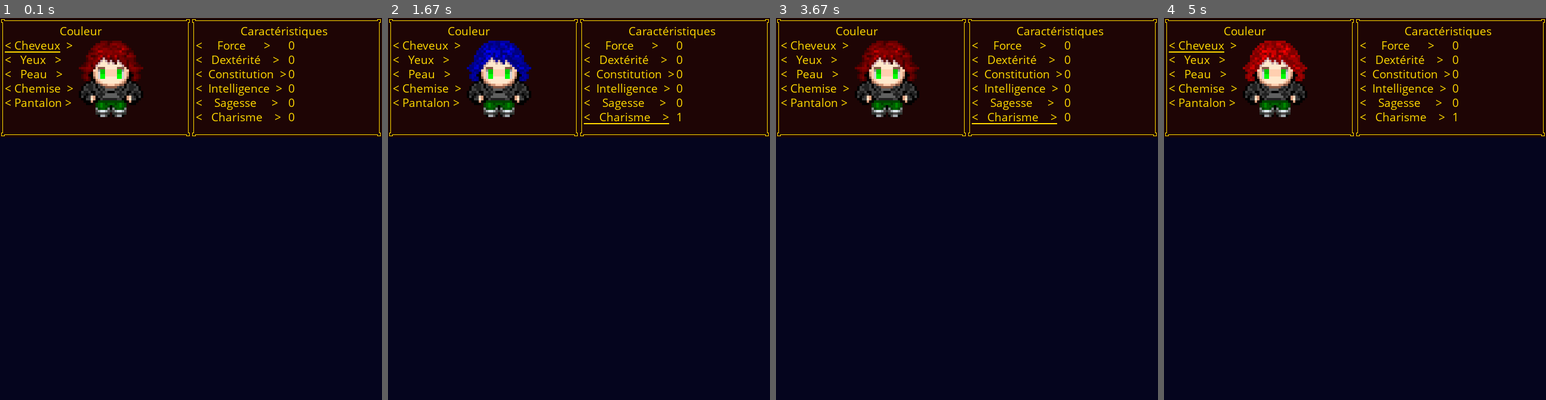
Above: before the commit, frames 1-4 (left to right).
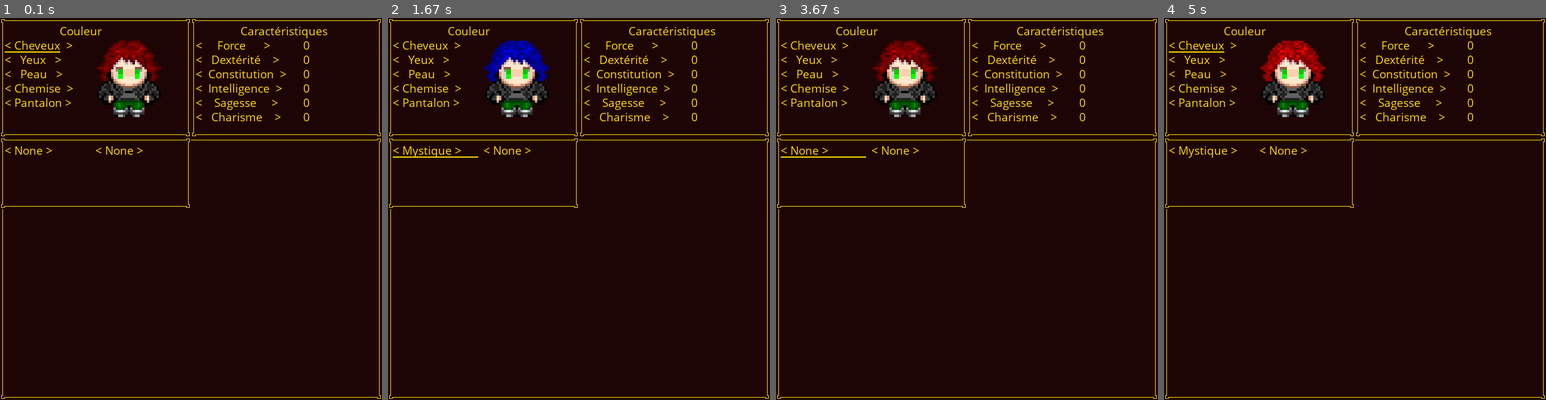
Above: after the commit, the same moments.

Repository: EekOok/RPG
Game: pygame game, started from game.py
Same seed, same stepped clock (60 frames per second), same inputs: the game is played once before the commit and once after it.
Inputs:
- Up to frame 1 (0.1 s): no input
- Up to frame 2 (1.67 s): hold Right 0.33-0.8 s; hold Up 0.83-1.13 s; hold Right 1.17-1.63 s
- Up to frame 3 (3.67 s): hold Left 1.67-2.2 s; hold Down 2.23-2.53 s; hold Left 2.57-2.97 s; hold Up 3-3.37 s; hold Right from 3.4 s (still down)
- Up to frame 4 (5 s): release Right at 4.03 s; hold Down 4.07-4.43 s; hold Left 4.47-4.93 s; hold Right from 4.97 s (still down)

The runs differ from the first frame. In frame 1, 72% of the frame differs, in the area x 0-100%, y 5-100%; in frame 2, 72%; in frame 3, 72%; in frame 4, 72%.

Commit message:
amélioration création perso

Diff:
--- a/game.py
+++ b/game.py
@@ -610,7 +610,7 @@
             if event.type == pygame.QUIT:
                 self.running = False
             elif event.type == pygame.KEYUP:
-                if event.key in [pygame.K_UP, pygame.K_DOWN, pygame.K_LEFT, pygame.K_RIGHT]:
+                if event.key in [pygame.K_UP, pygame.K_DOWN, pygame.K_LEFT, pygame.K_RIGHT, pygame.K_RETURN]:
                     self.cadre.gocurseur(event)
 
     def update(self):
--- a/menu_pygame.py
+++ b/menu_pygame.py
@@ -3,7 +3,9 @@
 import PIL.Image
 
 # pour test uniquement
+import Tools
 import mechanics
+import game
 
 BLANC = (255, 255, 255)
 NOIR = (0, 0, 0)
@@ -65,7 +67,6 @@
 
 class MenuMsg(Menu):
     def __init__(self, nom, dimension, msg, font):
-
         super().__init__(nom, dimension)
         self.font = font
         self.label = self.font.render(msg, True, JAUNE)
@@ -78,7 +79,6 @@
 class MenuSelect(Menu):
     """ Menu qui créer une liste verticale avec un curseur de selection"""
     def __init__(self, nom, dimension, dico_choix, font, focus=True):
-
         super().__init__(nom, dimension)
 
         self.image_curseur = pygame.image.load("./images/menu/fleche.png").convert_alpha()
@@ -86,7 +86,6 @@
         self.focus = focus
 
         self.dico_choix = dico_choix
-
 
         self.liste_choix = []
         for key in self.dico_choix:
@@ -272,6 +271,7 @@
 class Creaperso:
     def __init__(self, font):
         self.font = font
+
         self.cadre_couleur = Menu('couleur', (0, 0, 320, 200))
         self.label_couleur = self.font.render('Couleur', True, JAUNE)
         self.label_chev = self.font.render('< Cheveux  >', True, JAUNE)
@@ -279,12 +279,13 @@
         self.label_peau = self.font.render('<   Peau   >', True, JAUNE)
         self.label_chemise = self.font.render('< Chemise  >', True, JAUNE)
         self.label_pantalon = self.font.render('< Pantalon >', True, JAUNE)
+
         self.ligne_selector = 0
         self.cadre_selector = 0
         self.liste_coul = ["rouge", "rouge sombre", "bleu", "bleu sombre", "vert", "vert sombre", "black", "rose"]
         self.index = [1, 4, 7, 6, 5]
         self.sprite_sheet = None
-        self.modifcoul = True #  pour optimiser l'acces au fichier img
+        self.modifcoul = True  # pour optimiser l'accès au fichier img
 
         self.cadre_carac = Menu('carac', (320, 0, 320, 200))
         self.label_carac = self.font.render('Caractéristiques', True, JAUNE)
@@ -295,9 +296,26 @@
         self.label_sagesse = self.font.render('<    Sagesse     >', True, JAUNE)
         self.label_charisme = self.font.render('<   Charisme    >', True, JAUNE)
 
-
         self.point_car_restante = 15
         self.carindex = [0, 0, 0, 0, 0, 0]
+
+        self.cadre_atout = Menu('atout', (0, 200, 640, 440))
+        self.cadre_at1 = Menu('at1', (0, 200, 320, 120))
+
+        self.dict_atout = Tools.readthedict(f"./rules/atout.json")
+        self.liste_categorie = []
+        for categorie in self.dict_atout:
+            self.liste_categorie.append(categorie)
+        self.liste_atout = []
+        for atout in self.dict_atout[self.liste_categorie[0]]:
+            self.liste_atout.append(atout)
+        self.danscategorie = False
+        self.firstcategorie = self.liste_categorie[0]
+        self.firstatout = self.dict_atout[self.firstcategorie][self.liste_atout[0]]
+        self.indexfirstcategorie = 0
+        self.indexfirstatout = 0
+        self.label_firstcategorie = self.font.render('< '+str(self.firstcategorie)+' >', True, JAUNE)
+        self.label_firstatout = self.font.render('< None >', True, JAUNE)
 
     def getcoulliterral(self):
         listecoullit = []
@@ -310,19 +328,29 @@
         x = self.cadre_selector
         if direction.key == pygame.K_UP:
             y -= 1
+            self.danscategorie = False
         elif direction.key == pygame.K_DOWN:
             y += 1
+            self.danscategorie = False
 
         if y > 4 and x == 0:
             y = 0
             x = 1
         elif y < 0 and x == 0:
-            y = 5
-            x = 1
+            y = 0
+            x = 2
+
         elif y < 0 and x == 1:
             y = 4
             x = 0
         elif y > 5 and x == 1:
+            y = 0
+            x = 2
+
+        elif y < 0 and x == 2:
+            y = 5
+            x = 1
+        elif y > 0 and x == 2:
             y = 0
             x = 0
 
@@ -341,7 +369,7 @@
             couselector = len(self.liste_coul)-1 if x < 0 else couselector
             self.index[y] = couselector
 
-        if self.cadre_selector == 1:
+        elif self.cadre_selector == 1:
             carselector = self.carindex[y]
             if direction.key == pygame.K_RIGHT:
                 carselector += 1
@@ -350,6 +378,47 @@
             carselector = 0 if carselector > 5 else carselector
             carselector = 5 if carselector < 0 else carselector
             self.carindex[y] = carselector
+
+        elif self.cadre_selector == 2:
+            categorieselector = self.indexfirstcategorie
+            atoutselector = self.indexfirstatout
+            if not self.danscategorie:
+                modif = False
+                if direction.key == pygame.K_RIGHT:
+                    categorieselector -= 1
+                    modif = True
+                elif direction.key == pygame.K_LEFT:
+                    categorieselector += 1
+                    modif = True
+                elif direction.key == pygame.K_RETURN:
+                    self.danscategorie = True
+
+                categorieselector = 0 if categorieselector > len(self.liste_categorie) - 1 else categorieselector
+                categorieselector = len(self.liste_categorie) - 1 if categorieselector < 0 else categorieselector
+
+                self.indexfirstcategorie = categorieselector
+                self.firstcategorie = self.liste_categorie[self.indexfirstcategorie]
+                self.label_firstcategorie = self.font.render('< ' + str(self.firstcategorie) + ' >', True, JAUNE)
+
+                if modif:
+                    self.liste_atout=[]
+                    for atout in self.dict_atout[self.firstcategorie]:
+                        self.liste_atout.append(atout)
+                    self.firstatout = self.liste_atout[0]
+
+            elif self.danscategorie:
+                if direction.key == pygame.K_RIGHT:
+                    atoutselector -= 1
+                elif direction.key == pygame.K_LEFT:
+                    atoutselector += 1
+                elif direction.key == pygame.K_RETURN:
+                    self.danscategorie = False
+                atoutselector = 0 if atoutselector > len(self.liste_atout) - 1 else atoutselector
+                atoutselector = len(self.liste_atout) - 1 if atoutselector < 0 else atoutselector
+
+                self.indexfirstatout = atoutselector
+                self.firstatout = self.liste_atout[self.indexfirstatout]
+                self.label_firstatout = self.font.render('< ' + str(self.firstatout) + ' >', True, JAUNE)
 
     def update_image(self, img2modify):
         index = self.getcoulliterral()
@@ -481,41 +550,56 @@
             self.modifcoul = False
         image = self.sprite_sheet.subsurface((32, 0, 32, 32))
         image = pygame.transform.scale(image, (128, 128))
-        surface.blit(image, (120, 8+30))
+        surface.blit(image, (150, 8+30))
 
         self.cadre_carac.drawme(surface)
-        surface.blit(self.label_carac, (8+320+75, 8))
-
-        surface.blit(self.label_force, (8 + 320, 8+24))
+        surface.blit(self.label_carac, (8 + 320 + 75, 8))
+
+        surface.blit(self.label_force, (8 + 320, 8 + 24))
         val = self.font.render(str(self.carindex[0]), True, JAUNE)
-        surface.blit(val, (8+320+155,8+24))
+        surface.blit(val, (8+320+180, 8+24))
 
         surface.blit(self.label_dexterite, (8 + 320, 8 + 48))
         val = self.font.render(str(self.carindex[1]), True, JAUNE)
-        surface.blit(val, (8 + 320 + 155, 8 + 48))
+        surface.blit(val, (8 + 320 + 180, 8 + 48))
 
         surface.blit(self.label_constitution, (8 + 320, 8 + 72))
         val = self.font.render(str(self.carindex[2]), True, JAUNE)
-        surface.blit(val, (8 + 320 + 155, 8 + 72))
+        surface.blit(val, (8 + 320 + 180, 8 + 72))
 
         surface.blit(self.label_intelligence, (8 + 320, 8 + 96))
         val = self.font.render(str(self.carindex[3]), True, JAUNE)
-        surface.blit(val, (8 + 320 + 155, 8 + 96))
+        surface.blit(val, (8 + 320 + 180, 8 + 96))
 
         surface.blit(self.label_sagesse, (8 + 320, 8 + 120))
         val = self.font.render(str(self.carindex[4]), True, JAUNE)
-        surface.blit(val, (8 + 320 + 155, 8 + 120))
+        surface.blit(val, (8 + 320 + 180, 8 + 120))
 
         surface.blit(self.label_charisme, (8 + 320, 8 + 144))
         val = self.font.render(str(self.carindex[5]), True, JAUNE)
-        surface.blit(val, (8 + 320 + 155, 8 + 144))
+        surface.blit(val, (8 + 320 + 180, 8 + 144))
+
+        self.cadre_atout.drawme(surface)
+        self.cadre_at1.drawme(surface)
+        surface.blit(self.label_firstcategorie,(8,8+200))
+        surface.blit(self.label_firstatout, (160, 8 + 200))
+        """self.cadre_at2.drawme(surface)
+        self.cadre_at3.drawme(surface)
+        self.cadre_at4.drawme(surface)"""
 
         if self.cadre_selector == 0:
             pygame.draw.line(surface, JAUNE, (8, 8 + (2 + self.ligne_selector) * 24),
                              (100, 8 + (2 + self.ligne_selector) * 24), 2)
-        else:
+
+        elif self.cadre_selector == 1:
             pygame.draw.line(surface, JAUNE, (320+8, 8 + (2 + self.ligne_selector) * 24),
                              (320+150, 8 + (2 + self.ligne_selector) * 24), 2)
+
+        else:
+            if not self.danscategorie:
+                pygame.draw.line(surface, JAUNE, (8, 200 + 8 + 24), (150, 200+ 8 + 24), 2)
+            else:
+                pygame.draw.line(surface, JAUNE, (160, 200 + 8 + 24), (320-8, 200 + 8 + 24), 2)
 
     def recup_pj(self):
         return {'nom': 'Bob',
@@ -529,8 +613,8 @@
     taille_fenetre = (640, 640)
     screen_surface = pygame.display.set_mode(taille_fenetre)
 
-    hero = main_pygame.Hero('Bob', [1, 1], './images/pj/pj.png')
-    meuchant = main_pygame.Mechant('Vil1', [3, 3], './images/pnj/spider.png')
+    hero = game.Hero('Bob', [1, 1], './images/pj/pj.png')
+    meuchant = game.Mechant('Vil1', [3, 3], './images/pnj/spider.png')
 
     font_par_def = pygame.font.SysFont('Comic sans MS', 20)
 
--- /dev/null
+++ b/rules/atout.json
@@ -0,0 +1,19 @@
+{ "None": {"None": 0},
+  "Progression":{"Competence": 6,
+                "Compteur": 6,
+                "Caracteristique FOR": 1,
+                "Caracteristique DEX": 1,
+                "Caracteristique CON": 1,
+                "Caracteristique INT": 1,
+                "Caracteristique SAG": 1,
+                "Caracteristique CHA": 1,
+                "Attribut": 2},
+  "Guerrier": {"Arme et armure pro": 1,
+               "Arme et armure butasse": 1},
+  "Mystique": {"Mystique":  1,
+               "Feu": 1,
+               "Eau": 1,
+               "Terre": 1,
+               "Air": 1,
+               "Sacré": 1}
+}
Binary file changed: current/pj_type.png
